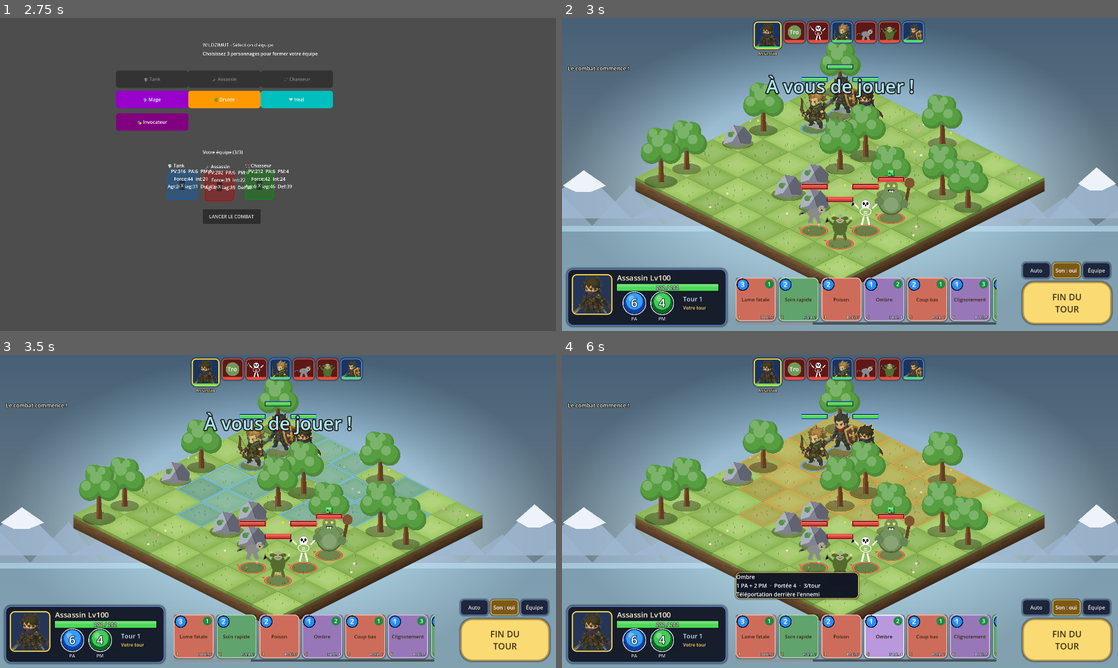
Above: before the commit, frames 1-4 (two rows, left to right).
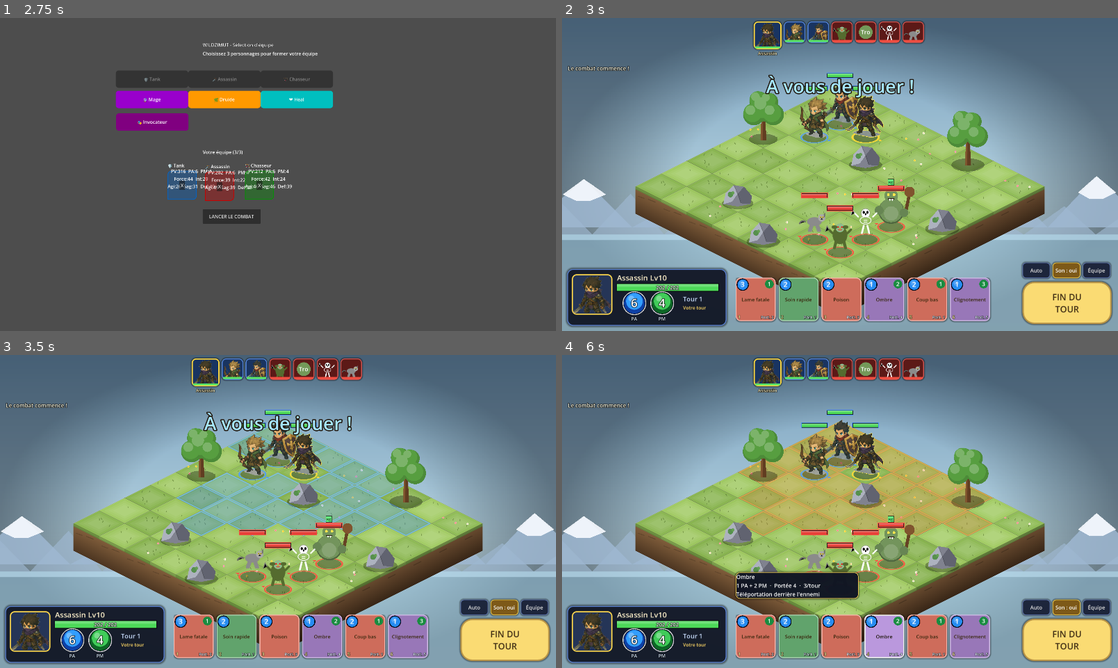
Above: after the commit, the same moments.

Repository: CharlieG42/Zimut
Game: Godot game, scene res://scenes/TeamSelection.tscn
Two runs of this game, one before a commit and one after it. Both use one fixed random seed, a clock stepped at 60 frames per second and the inputs below.
Inputs:
- Up to frame 1 (2.75 s): click "🛡️ Tank" at 0.5 s; click "🗡️ Assassin" at 1.25 s; click "🏹 Chasseur" at 2 s
- Up to frame 2 (3 s): click "LANCER LE COMBAT" at 2.75 s
- Up to frame 3 (3.5 s): no input
- Up to frame 4 (6 s): click "Lame fatale" at 3.5 s; click "Soin rapide" at 4.25 s; click "Poison" at 5 s; click "Ombre" at 5.75 s

Frame 1 is identical in both runs. In frame 2, 29% of the frame differs, in the area x 0-100%, y 1-98%; in frame 3, 30%; in frame 4, 29%.

Commit message:
feat(zimut): équilibrage lv10, terrain plus épais, décor allégé, sorts complétés
- GameManager : DEFAULT_PLAYER_LEVEL et DEFAULT_ENEMY_LEVEL à 10 pour
  tous les combattants (données lv10 déjà présentes dans les CSV)
- Cell.gd : DEPTH 34 -> 68 (épaisseur du plan ×2), caméra ajustée
- GameManager : obstacles 14-18 -> 6-9 (moins de blocages mouvement/LOS)
- sorts.csv : +7 sorts pour atteindre >= 5 sorts accessibles nv<=10
  par classe — Invocateur +2 (Frappe spectrale, Symbiose), Heal +5
  (Toucher guérisseur, Éclair sacré, Bénédiction de vie, Bouclier de
  lumière, Mot de restauration) ; la classe Heal n'avait aucun sort
  et héritait de ceux du Druide
- Parsing des nouveaux effets vérifié par script headless

Co-authored-by: CharlieG42 <CharlieG42@users.noreply.github.com>

Diff:
--- a/prototype/zimut/data/sorts.csv
+++ b/prototype/zimut/data/sorts.csv
@@ -134,3 +134,10 @@
 Druide,Soin de groupe supérieur,4,0,2,Restaure 120 PV à tous les alliés,35,Soin,0,0,120,0,0,0,0,0,0
 Druide,Soin ultime,4,0,1,Restaure 254 PV,45,Soin,0,0,254,0,0,0,0,0,0
 Druide,Jugement divin,4,0,3,270 dégâts à tous les ennemis,50,Attaque,270,0,0,0,0,0,0,0,0
+Invocateur,Frappe spectrale,2,0,4,30 dégâts magiques,1,Attaque,0,30,0,0,0,0,0,0,0
+Invocateur,Symbiose,2,0,1,L'invocation restaure 15 PV à tous les alliés,5,Soin,0,0,15,0,0,0,0,0
+Heal,Toucher guérisseur,3,0,1,Restaure 55 PV,1,Soin,0,0,55,0,0,0,0,0,0
+Heal,Éclair sacré,3,0,4,36 dégâts magiques,1,Attaque,0,36,0,0,0,0,0,0
+Heal,Bénédiction de vie,2,0,3,Soigne 12 PV/tour pendant 3 tours,5,Soin,0,0,0,0,0,0,0,0
+Heal,Bouclier de lumière,3,0,3,+25% défense (2 tours; allié),5,Buff,0,0,0,25,0,0,0,0,0
+Heal,Mot de restauration,4,0,2,Restaure 90 PV à tous les alliés,10,Soin,0,0,90,0,0,0,0,0,0
--- a/prototype/zimut/scripts/Cell.gd
+++ b/prototype/zimut/scripts/Cell.gd
@@ -5,7 +5,7 @@
 
 const HW := 64.0
 const HH := 32.0
-const DEPTH := 34.0
+const DEPTH := 68.0
 
 var grid_position: Vector2i = Vector2i.ZERO
 var edge_left: bool = false     # dernière rangée (bas-gauche) : falaise visible
--- a/prototype/zimut/scripts/GameManager.gd
+++ b/prototype/zimut/scripts/GameManager.gd
@@ -28,8 +28,8 @@
 const CELL_SIZE        := Vector2i(140, 140)   # conservé pour compatibilité
 const CELL_HALF_OFFSET := Vector2i(70, 70)
 
-const DEFAULT_PLAYER_LEVEL := 100
-const DEFAULT_ENEMY_LEVEL  := 50
+const DEFAULT_PLAYER_LEVEL := 10
+const DEFAULT_ENEMY_LEVEL  := 10
 
 const PLAYER_SPAWNS: Array[Vector2i] = [Vector2i(1, 1), Vector2i(2, 1), Vector2i(1, 2)]
 const ENEMY_SPAWNS: Array[Vector2i]  = [Vector2i(6, 6), Vector2i(6, 5), Vector2i(5, 6), Vector2i(6, 4)]
@@ -145,7 +145,7 @@
 		forbidden[sp] = true
 		for d: Vector2i in Combat.DIRS:
 			forbidden[sp + d] = true
-	var wanted: int = _rng.randi_range(14, 18)
+	var wanted: int = _rng.randi_range(6, 9)
 	var attempts: int = 0
 	while obstacles.size() < wanted and attempts < 300:
 		attempts += 1
--- a/prototype/zimut/scripts/Main.gd
+++ b/prototype/zimut/scripts/Main.gd
@@ -70,7 +70,7 @@
 		return
 	cam.enabled = true
 	cam.zoom = Vector2(1.38, 1.38)
-	cam.position = grid_manager.grid_center() + Vector2(0, -8)
+	cam.position = grid_manager.grid_center() + Vector2(0, -30)
 	cam.position_smoothing_enabled = false
 	cam.make_current()
 
